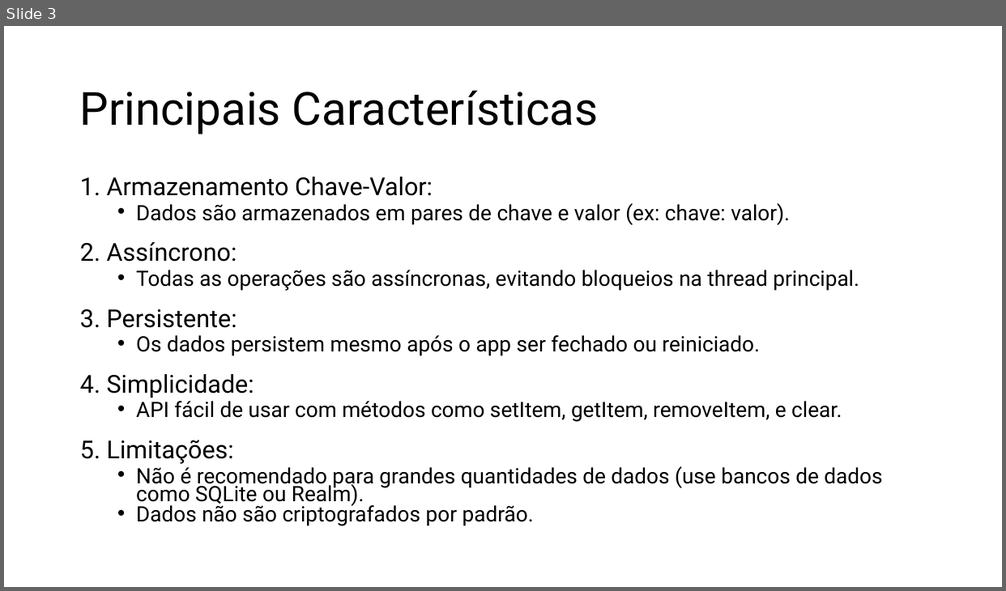
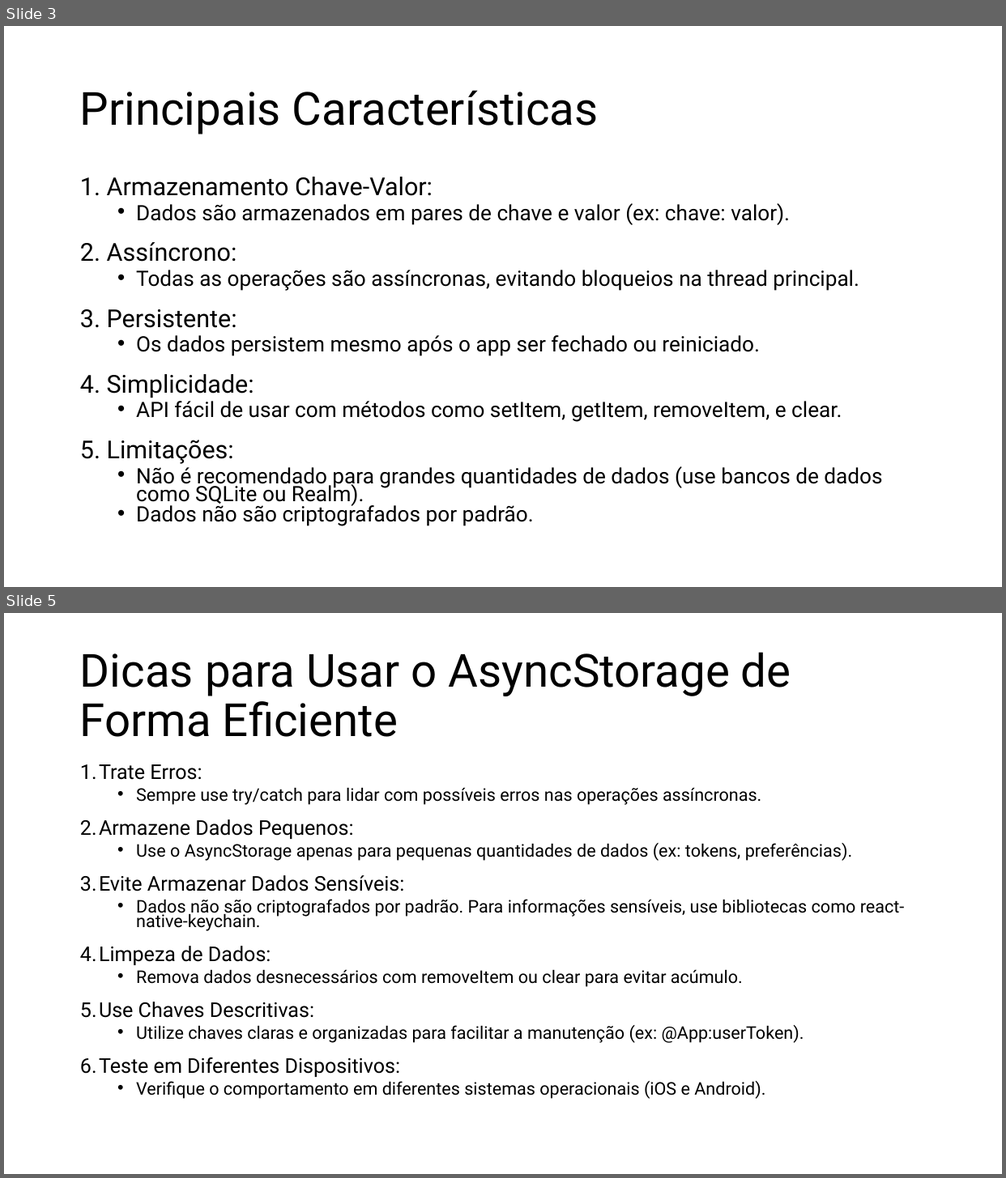
Before and after one commit to LucasrsRodrigues/FIAP, a slide deck: Recursos/slides/AsyncStoraage.pptx. Shown one above the other, each under a label of ours: slide 3 before the commit, slides 3 and 5 after it; the slides between them are not shown. The pictures are 1006x591 and 1006x1178 pixels, drawn with LibreOffice and Linux fonts; fonts in the diff are those of the drawing. Boxes give left, top, right and bottom in pixels: in the first picture for what was removed or moved away, otherwise in the second. Text is boxed around its words. In the diff, an @@ line names an element or a change of style, - is before the commit and + after.

```diff
--- a/Recursos/slides/AsyncStoraage.pptx
+++ b/Recursos/slides/AsyncStoraage.pptx
@@ slide 5 added at <box>4,613,1002,1174</box>, background #FFFFFF @@
@@ title added at <box>80,652,791,737</box>, 44 pt, text #000000 @@
+Dicas para Usar o AsyncStorage de Forma Eficiente
@@ text added at <box>80,764,905,1099</box>, 16.8 pt, text #000000 @@
+1. Trate Erros:
+  • Sempre use try/catch para lidar com possíveis erros nas operações assíncronas.
+2. Armazene Dados Pequenos:
+  • Use o AsyncStorage apenas para pequenas quantidades de dados (ex: tokens, preferências).
+3. Evite Armazenar Dados Sensíveis:
+  • Dados não são criptografados por padrão. Para informações sensíveis, use bibliotecas como react-native-keychain.
+4. Limpeza de Dados:
+  • Remova dados desnecessários com removeItem ou clear para evitar acúmulo.
+5. Use Chaves Descritivas:
+  • Utilize chaves claras e organizadas para facilitar a manutenção (ex: @App:userToken).
+6. Teste em Diferentes Dispositivos:
+  • Verifique o comportamento em diferentes sistemas operacionais (iOS e Android).
```
Also in this commit, not shown: 1 slide changed, 2 other slides added, 49 other files.
